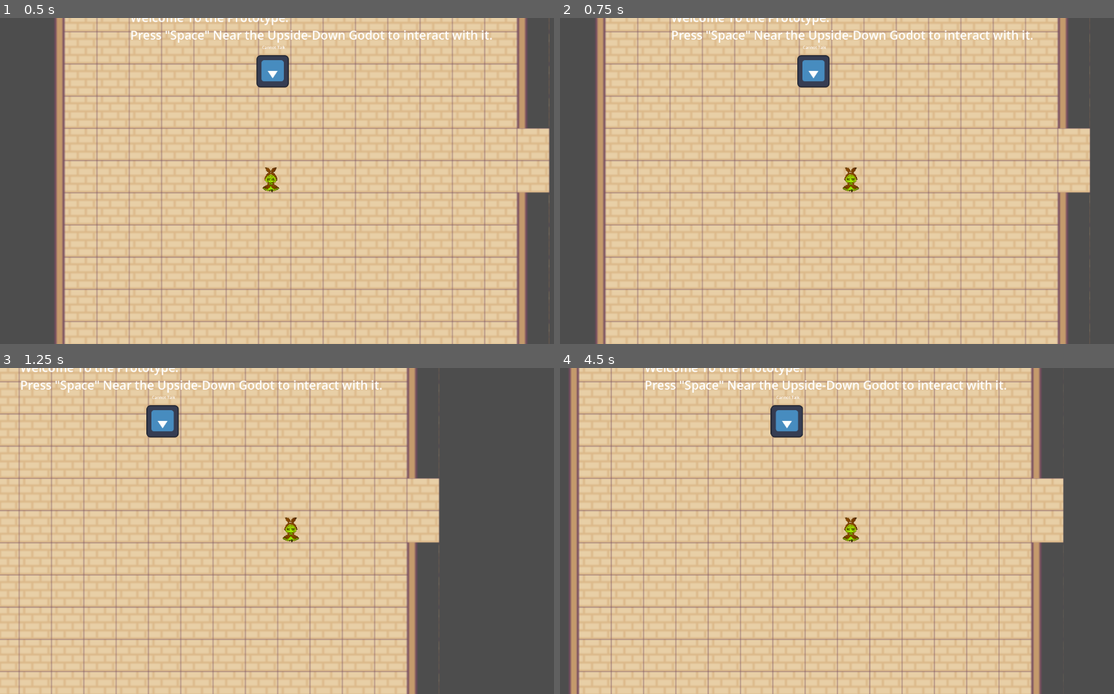
Above: before the commit, frames 1-4 (two rows, left to right).
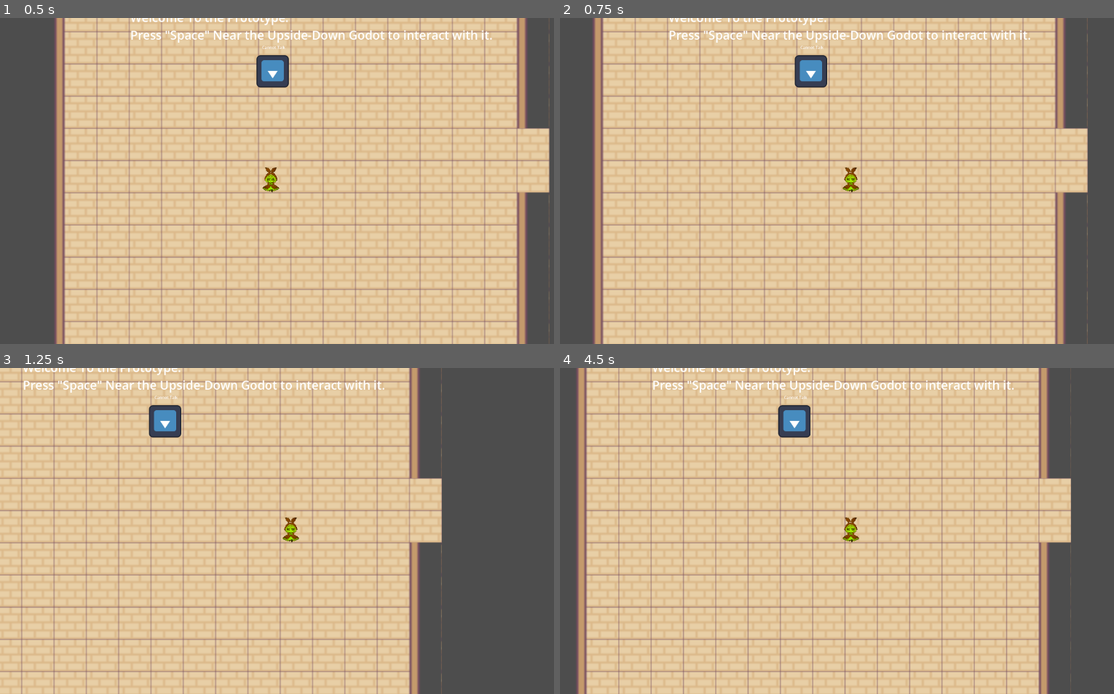
Above: after the commit, the same moments.

Repository: unimelb-game-makers/Lemon-Medley-2026-Stego-Team-3
Game: Godot game, scene res://levels/02_prototype_levels/05.tscn
The game is run twice, just before and just after one commit, with the same random seed, the same clock (stepped at 60 frames per second) and the same inputs. The engine's default icon, where the game draws it, is replaced by a stand-in: a white triangle on a blue panel in a dark square.
Inputs (mouse positions are in pixels of both pictures, inside the frame that each line leads up to):
- Up to frame 1 (0.5 s): no input
- Up to frame 2 (0.75 s): tap Space (Interact) at 0.5 s; move the mouse to (981, 164) at 0.52 s; hold D (Right) from 0.53 s (still down); hold Shift (Dash) from 0.53 s (still down)
- Up to frame 3 (1.25 s): keep holding D (Right); keep holding Shift (Dash)
- Up to frame 4 (4.5 s): tap Space (Interact) at 1.25, 1.35, 2, 2.75, 3.5, 4.25, 4.35 s; move the mouse to (731, 547) at 1.27 s; release D (Right) at 1.28 s; release Shift (Dash) at 1.28 s; hold S (Down) 1.28-2.03 s; move the mouse to (909, 459) at 2.02 s; hold D (Right) 2.03-2.78 s; hold Enter (Melee) 2.03-2.78 s; move the mouse to (820, 596) at 2.77 s; hold W (Up) 2.78-3.53 s; tap \ (test) at 2.85 s; move the mouse to (1025, 579) at 3.52 s; hold Shift (Dash) 3.53-4.28 s; hold A (Left) from 3.53 s (still down); move the mouse to (676, 482) at 4.27 s

Frame 1 is identical in both runs. In frame 2, 10% of the frame differs, in the area x 5-96%, y 0-100%; in frame 3, 8.0%; in frame 4, 16%, in the area x 1-93%, y 0-100%.

Commit message:
editted the ability code to execute in the physics process

Diff:
--- a/base_classes/state_machine.gd
+++ b/base_classes/state_machine.gd
@@ -13,11 +13,11 @@
 			print(child.state_name)
 			state_dict[child.state_name] = child
 
-	#if state_dict.has("idle"):
-		#active_state = state_dict["idle"]
-		#active_state.on_enter()
-	#else:
-		#assert("ERROR: idle STATE NOT FOUND")
+	if state_dict.has("idle"):
+		active_state = state_dict["idle"]
+		active_state.on_enter()
+	else:
+		assert("ERROR: idle STATE NOT FOUND")
 
 func switch_state(newstate : String) -> void:
 	if !state_dict.has(newstate):
--- a/characters/player/player.gd
+++ b/characters/player/player.gd
@@ -16,8 +16,13 @@
 	#debug_state_label.text = state_machine.active_state.state_name
 	#debug_dash_label.text = "Can Dash" if can_dash else "Cannot Dash"
 	update_direction()
+
 	state_machine.process_state(delta)
+
+func _physics_process(delta: float) -> void:
+	state_machine.physics_process_state(delta)
 	ability_manager.ability_process(delta)
+	move_and_slide()
 
 func update_direction() -> void:
 	var HorizontalAxis = Input.get_action_strength("Right") - Input.get_action_strength("Left")
@@ -27,8 +32,6 @@
 
 	if direction != Vector2.ZERO:
 		last_direction = direction
-
-	velocity = direction * stats.speed
 
 func take_damage(damage : Damage, attack_position : Vector2):
 	last_hit = damage
--- a/characters/player/player_character.tscn
+++ b/characters/player/player_character.tscn
@@ -6,6 +6,8 @@
 [ext_resource type="Script" uid="uid://bd1qrnr8tcmdc" path="res://base_classes/state_machine.gd" id="4_dwfcf"]
 [ext_resource type="Texture2D" uid="uid://dopxl3s52sbpl" path="res://characters/player/MCSPRITE_FRONT.png" id="4_gnfn5"]
 [ext_resource type="Script" uid="uid://ddq8nkdp4gpaa" path="res://base_physics_components/damage_area.gd" id="4_lvh8y"]
+[ext_resource type="Script" uid="uid://chy0unnb43hw8" path="res://characters/player/states/player_walk.gd" id="5_y3qm2"]
+[ext_resource type="Script" uid="uid://dixaietdwmqgd" path="res://characters/player/states/player_idle.gd" id="7_nmpe6"]
 [ext_resource type="Script" uid="uid://c3atp4e4h86rb" path="res://base_physics_components/attack_area.gd" id="9_lelq3"]
 [ext_resource type="Script" uid="uid://m755ncu3yqha" path="res://characters/player/states/player_stun.gd" id="11_nmpe6"]
 [ext_resource type="Script" uid="uid://c0yx2l6bgusa0" path="res://characters/player/states/player_talking.gd" id="12_bblrc"]
@@ -61,6 +63,12 @@
 
 [node name="statemachine" type="Node" parent="." unique_id=614204903]
 script = ExtResource("4_dwfcf")
+
+[node name="walk_state" type="Node" parent="statemachine" unique_id=959702867]
+script = ExtResource("5_y3qm2")
+
+[node name="idle_state" type="Node" parent="statemachine" unique_id=2047713969]
+script = ExtResource("7_nmpe6")
 
 [node name="talk_state" type="Node" parent="statemachine" unique_id=1423834846]
 script = ExtResource("12_bblrc")
--- a/characters/player/states/player_walk.gd
+++ b/characters/player/states/player_walk.gd
@@ -12,7 +12,7 @@
 
 func physics_process_state(delta : float):
 	controlled_character.velocity = controlled_character.direction * controlled_character.stats.speed
-	print("walk")
+	#print("walk")
 	return state_name
 
 func input_handle_state(event : InputEvent):
